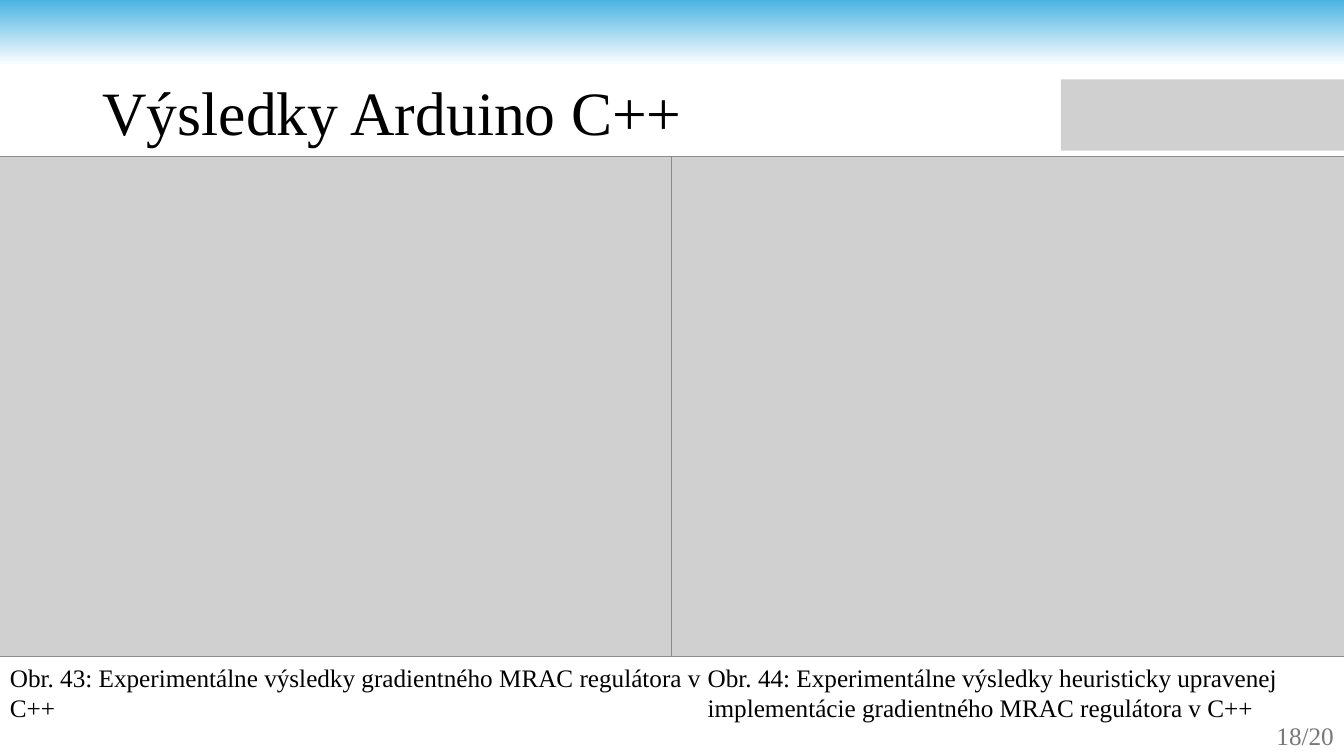
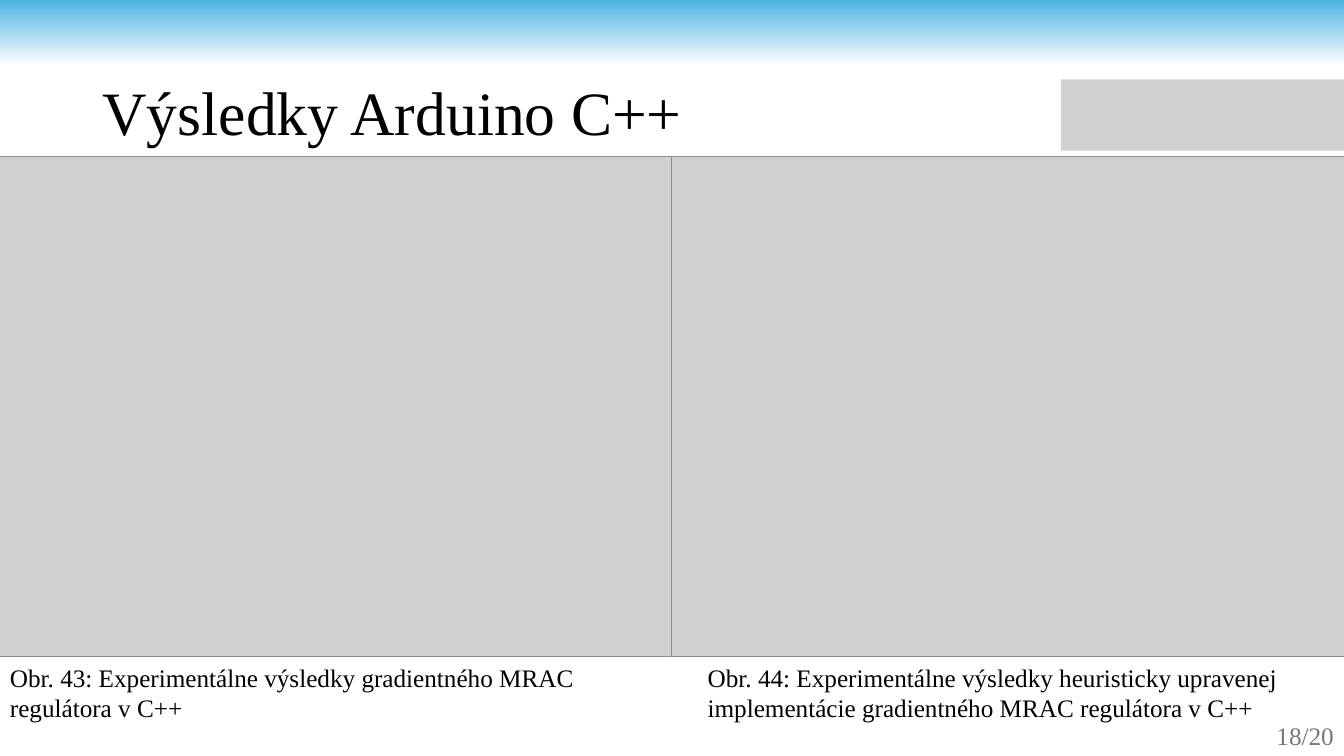
Before and after one commit to andrii-stoliar/DP-Stoliar, a slide deck: slide 18 of Prez/Prez.pptx. Drawn at 1344x756 pixels with LibreOffice and Linux fonts; fonts in the diff are those of the drawing; grey boxes stand for pictures; background and template pictures are left out. Boxes give left, top, right and bottom in pixels: in the first picture for what was removed or moved away, otherwise in the second. Text is boxed around its words. In the diff, an @@ line names an element or a change of style, - is before the commit and + after.

```diff
--- a/Prez/Prez.pptx
+++ b/Prez/Prez.pptx
@@ text "Obr. 43: Experimentálne výsledky gradientného ..." rewrapped from <box>10,669,701,718</box> to <box>10,669,573,723</box> @@
```
Also in this commit, not shown: 1 slide removed, 1 other file.
